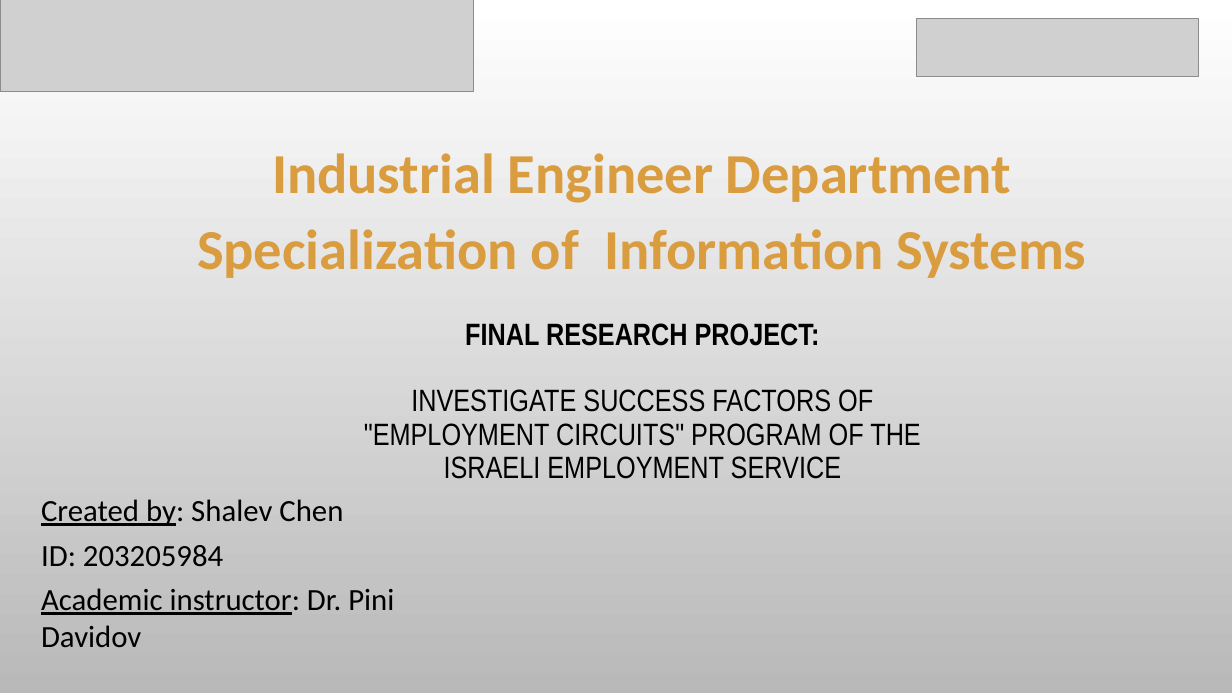
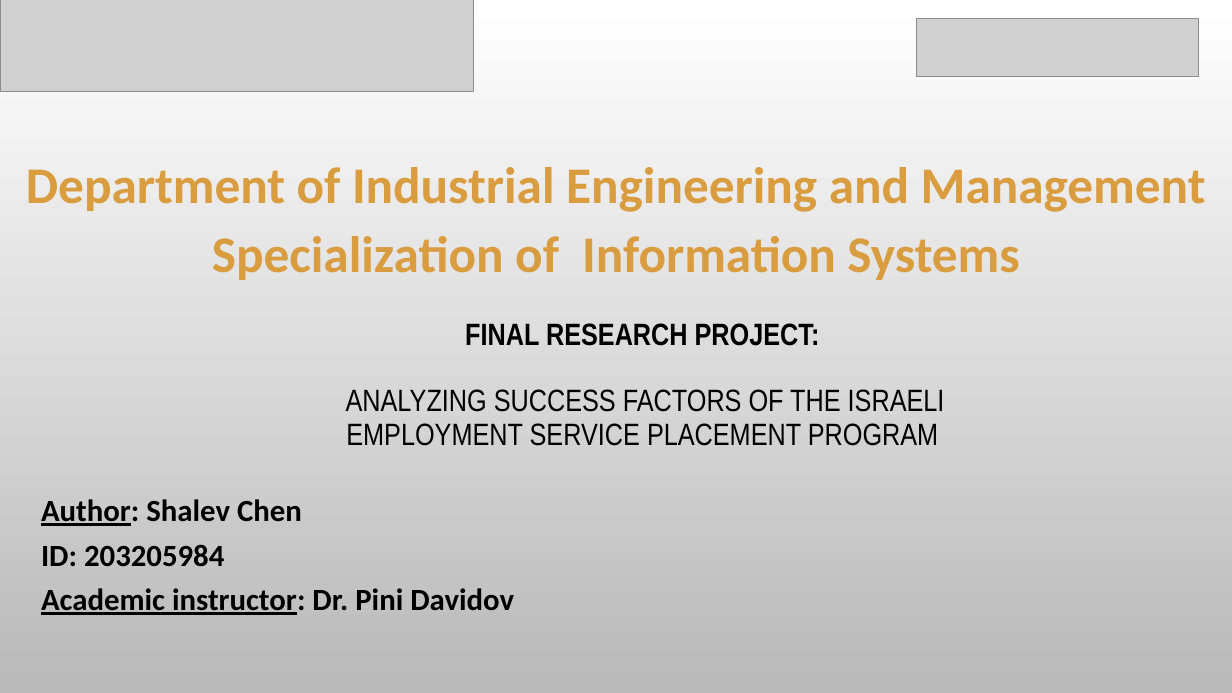
Before and after one commit to chen890/Final-Research-Project---IES, a slide deck: slide 1 of English Final Project.pptx. Drawn at 1232x693 pixels with LibreOffice and Linux fonts; fonts in the diff are those of the drawing; grey boxes stand for pictures; background and template pictures are left out. Boxes give left, top, right and bottom in pixels: in the first picture for what was removed or moved away, otherwise in the second. Text is boxed around its words. In the diff, an @@ line names an element or a change of style, - is before the commit and + after.

```diff
--- a/English Final Project.pptx
+++ b/English Final Project.pptx
@@ text "Department of Industrial Engineering and ...": place and size @@
-text "Department of Industrial Engineering and ..." at [197, 153, 1087, 278]
+text "Department of Industrial Engineering and ..." at [26, 167, 1206, 280]
@@ text at [26, 167, 1206, 212]: text changed; size 44 to 40 pt @@
-Industrial Engineer Department
+Department of Industrial Engineering and Management
@@ text at [212, 236, 1019, 280]: size 44 to 40 pt in "Specialization of Information Systems" @@
@@ title at [346, 323, 945, 446]: text changed @@
-FINAL RESEARCH PROJECT:
-INVESTIGATE SUCCESS FACTORS OF "EMPLOYMENT CIRCUITS" PROGRAM OF THE ISRAELI EMPLOYMENT SERVICE
+FINAL RESEARCH PROJECT:
+ANALYZING SUCCESS FACTORS OF THE ISRAELI EMPLOYMENT SERVICE PLACEMENT PROGRAM
@@ text at [41, 499, 302, 526]: text changed; bold on @@
-Created by: Shalev Chen
+Author: Shalev Chen
@@ text at [41, 544, 514, 615]: bold on in "ID: 203205984", "Academic instructor: Dr. Pini Davidov" @@
```
Also in this commit, not shown: 21 other slides changed, 2 slides added, 1 slide removed.
